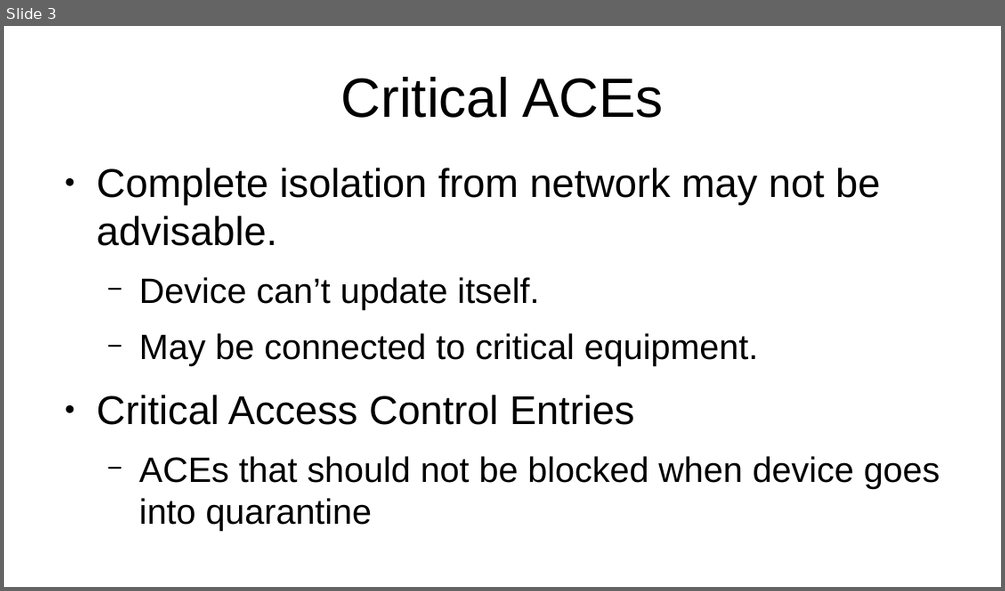
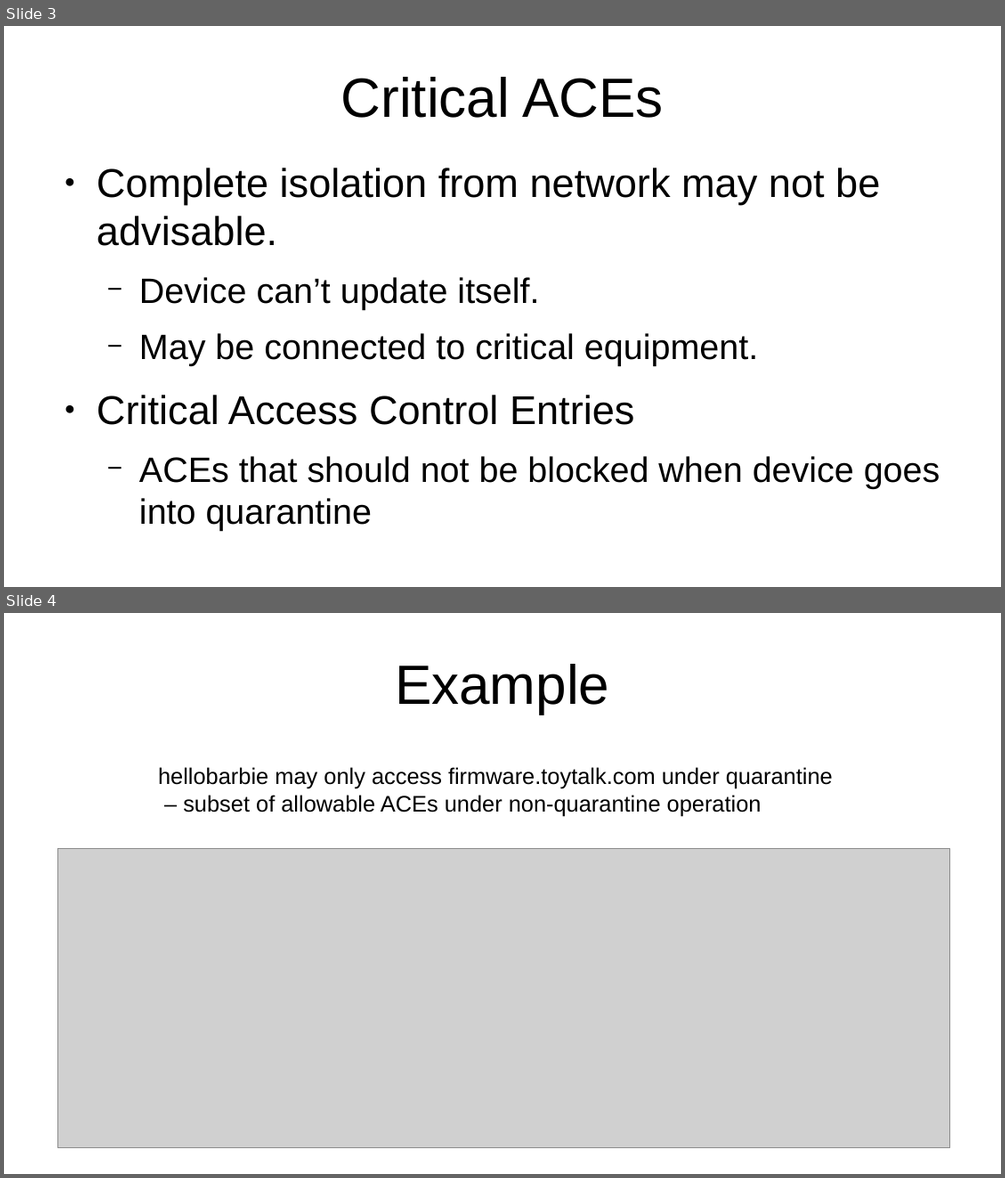
Before and after one commit to CIRALabs/shg-mud-quarantine, a slide deck: presentations/ietf107-shg-quarantine.odp. Shown one above the other, each under a label of ours: slide 3 before the commit, slides 3 and 4 after it. The pictures are 1005x591 and 1005x1178 pixels, drawn with LibreOffice and Linux fonts; fonts in the diff are those of the drawing; grey boxes stand for pictures. Boxes give left, top, right and bottom in pixels: in the first picture for what was removed or moved away, otherwise in the second. Text is boxed around its words. In the diff, an @@ line names an element or a change of style, - is before the commit and + after.

Commit message:
Added example slide

```diff
--- a/presentations/ietf107-shg-quarantine.odp
+++ b/presentations/ietf107-shg-quarantine.odp
@@ slide 4 added at (4,613,1001,1174), background #FFFFFF @@
@@ title added at (395,664,609,714), 44 pt, text #000000 @@
+Example
@@ text added at (158,767,833,816), 18 pt, text #000000 @@
+hellobarbie may only access firmware.toytalk.com under quarantine
+– subset of allowable ACEs under non-quarantine operation
@@ picture added at (58,848,950,1148) @@
```
Also in this commit, not shown: 1 slide changed, 1 other file.
